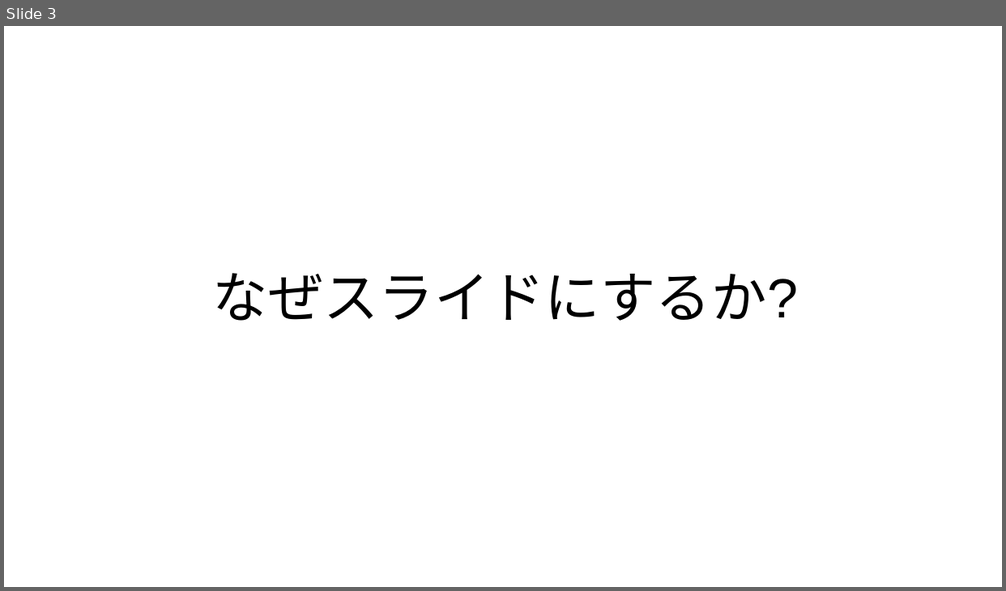
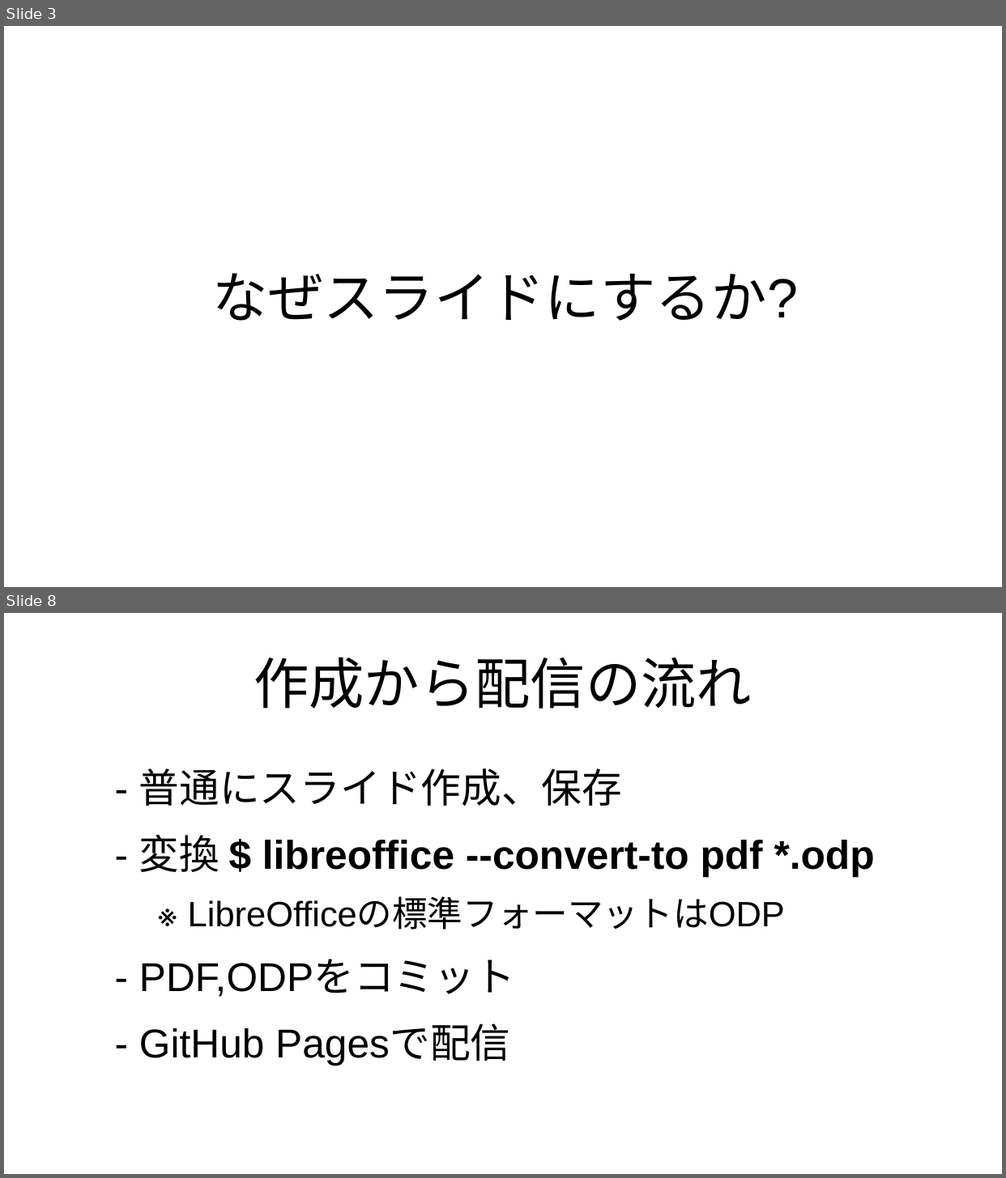
Before and after one commit to kijimaD/roam-ui, a slide deck: pages/pdfs/20250201_slide.odp. Shown one above the other, each under a label of ours: slide 3 before the commit, slides 3 and 8 after it; the slides between them are not shown. The pictures are 1006x591 and 1006x1178 pixels, drawn with LibreOffice and Linux fonts; fonts in the diff are those of the drawing. Boxes give left, top, right and bottom in pixels: in the first picture for what was removed or moved away, otherwise in the second. Text is boxed around its words. In the diff, an @@ line names an element or a change of style, - is before the commit and + after.

```diff
--- a/pages/pdfs/20250201_slide.odp
+++ b/pages/pdfs/20250201_slide.odp
@@ slide 8 added at box(4, 613, 1002, 1174), background #FFFFFF @@
@@ title added at box(253, 657, 752, 709), 44 pt, text #000000 @@
+作成から配信の流れ
@@ text added at box(139, 769, 875, 1065), 32 pt, text #000000 @@
+- 普通にスライド作成、保存
+- 変換 $ libreoffice --convert-to pdf *.odp
+  ※ LibreOfficeの標準フォーマットはODP
+- PDF,ODPをコミット
+- GitHub Pagesで配信
```
Also in this commit, not shown: 4 slides changed, 1 other slide added, 8 other files.
